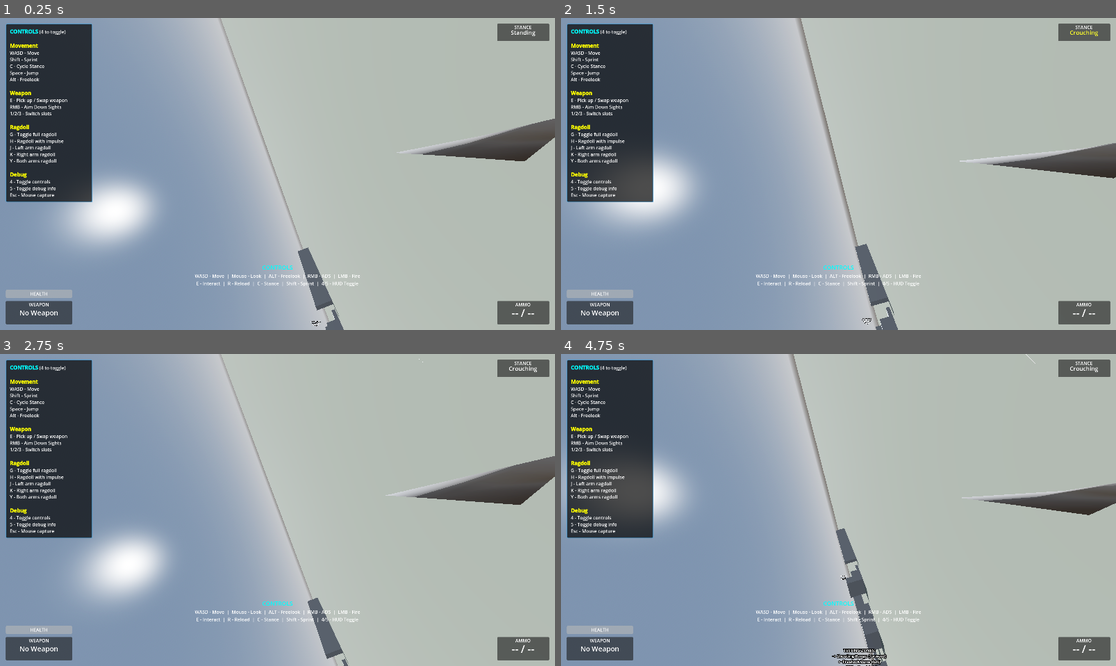
Above: before the commit, frames 1-4 (two rows, left to right).
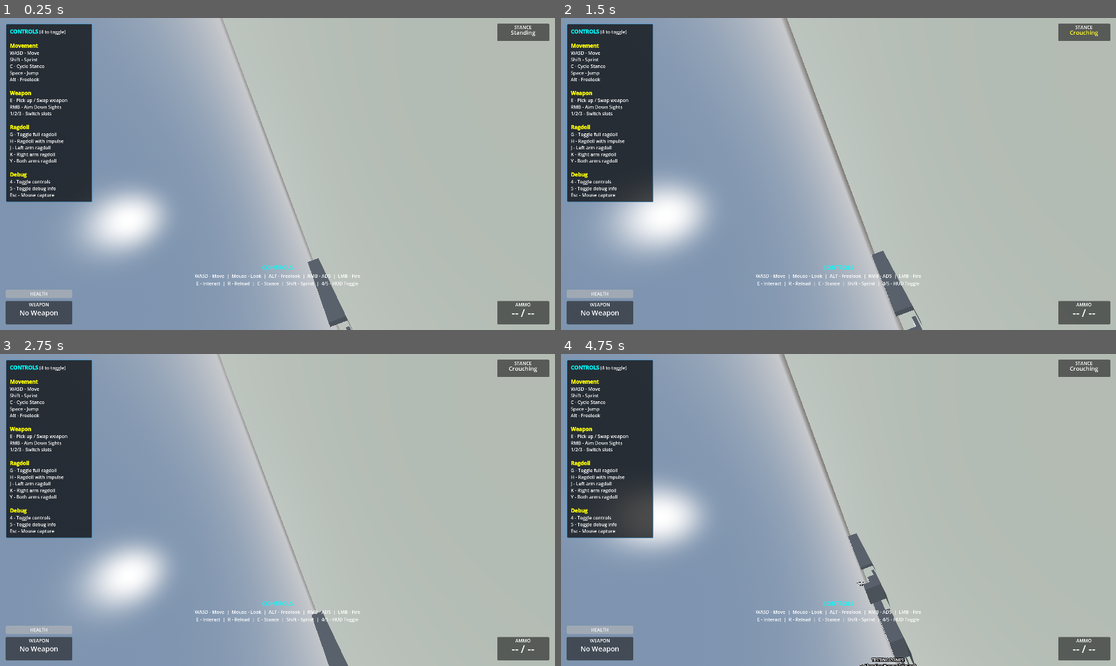
Above: after the commit, the same moments.

Repository: lmf-git/fpp-ik-ads
Game: Godot game, scene res://scenes/enhanced_demo.tscn
The game is run twice, just before and just after one commit, with the same random seed, the same clock (stepped at 60 frames per second) and the same inputs.
Inputs (mouse positions are in pixels of both pictures, inside the frame that each line leads up to):
- Up to frame 1 (0.25 s): no input
- Up to frame 2 (1.5 s): tap Enter at 0.5 s; move the mouse to (866, 174) at 0.52 s; hold Right mouse button (aim_down_sights) 0.53-1.28 s; hold W (move_forward) from 0.53 s (still down); click (866, 174) at 0.67 s; tap Space (jump) at 0.77 s; move the mouse to (810, 174) at 1.27 s; tap C (crouch) at 1.35 s
- Up to frame 3 (2.75 s): keep holding W (move_forward); tap Space (jump) at 1.52 s; move the mouse to (288, 503) at 2.02 s; press the mouse at (288, 503) at 2.03 s
- Up to frame 4 (4.75 s): keep holding W (move_forward); move the mouse to (832, 516) at 2.77 s; release the mouse at (832, 516) at 2.78 s; tap Alt (freelook) at 2.85 s; click (832, 516) at 2.92 s; tap Space (jump) at 3.02, 3.77, 4.52 s; move the mouse to (877, 513) at 3.52 s; tap E (interact) at 3.6 s; move the mouse to (794, 506) at 4.27 s; tap Shift (sprint) at 4.35 s

The runs differ from the first frame. In frame 1, 5.1% of the frame differs, in the area x 10-100%, y 0-100%; in frame 2, 7.5%, in the area x 4-100%, y 0-100%; in frame 3, 4.5%; in frame 4, 6.9%.
Error after the commit: Parse Error: Cannot infer the type of "bone_name" variable because the value doesn't have a set type. (res://scripts/components/ragdoll_controller.gd:142)

Commit message:
Implement progressive ragdoll damping and softer joint limits
Added sophisticated time-based damping system that makes ragdolls start
floppy and gradually stiffen over 5 seconds, plus increased joint softness
for more natural ragdoll behavior.

**Progressive Damping System:**

Added automatic damping ramp that transitions from low (floppy) to high
(stiff) over 5 seconds:

1. Initial State (0 seconds) - Very Floppy:
   - Hands/Neck: 0.1/0.2 damping (extremely loose)
   - Head: 0.3/0.5 damping (moderate)
   - Arms/Legs: 0.2/0.3 damping (loose)

2. Final State (5 seconds) - Stable:
   - Hands/Neck: 1.5/2.0 damping (stable but not rigid)
   - Head: 3.0/4.0 damping (very stable - important for stability)
   - Arms/Legs: 2.5/3.5 damping (stable)

3. Smoothstep Interpolation:
   - Uses smoothstep curve: t² × (3 - 2t)
   - Slow start, fast middle, slow end
   - Natural-feeling transition

4. Implementation:
   - _physics_process updates damping every frame
   - Stores initial/final values per bone in Dictionaries
   - Resets to initial damping when ragdoll enabled
   - Progressive ramp happens automatically

**Joint Softness Increases:**

Made all limb joints much softer (closer to 1.0 = very soft):
- Arms: 0.7-0.8 → 0.95 (much softer, more flexible)
- Legs: 0.6 → 0.9 (softer, more natural swing)
- Shoulders: 0.8 → 0.95 (very soft)
- Hands: 0.0 → 0.98 (was rigid, now extremely floppy)
- Feet: 0.0 → 0.85 (was rigid, now soft but not floppy)

Softness = 1.0 means completely soft/springy joint
Softness = 0.0 means hard limit (instant stop at angle limit)

**Why This Works:**

Starting Floppy (0-2 seconds):
- Low damping allows natural physics resolution
- Limbs swing and settle naturally
- Looks organic and lifelike
- Soft joints allow flexibility at limits

Ramping Up (2-4 seconds):
- Damping gradually increases
- Movement slows naturally
- Physics stabilizes
- Prevents infinite jiggling

Final State (5 seconds):
- High damping locks in final pose
- Prevents drift and jiggling
- Maintains stability
- Character "settles" into rest

**Technical Details:**

New Variables:
- ragdoll_activation_time: Tracks time since ragdoll enabled
- bone_initial_damping: Dictionary[StringName, Vector2] - (linear, angular)
- bone_final_damping: Dictionary[StringName, Vector2] - (linear, angular)

New Functions:
- _physics_process: Updates damping based on elapsed time

Modified Functions:
- _create_physical_bone: Sets initial damping, stores initial/final values
- enable_ragdoll: Resets timer, resets all bones to initial damping

**Result:**
Ragdolls now feel much more natural - they start loose and floppy, swing
around naturally, then gradually settle into a stable resting pose over
5 seconds. Hands and neck are extra floppy for comedic/realistic effect.
Arms and legs have soft limits so they don't snap to angle limits harshly.

Diff:
--- a/scripts/components/ragdoll_controller.gd
+++ b/scripts/components/ragdoll_controller.gd
@@ -18,6 +18,12 @@
 var is_ragdoll_active: bool = false
 var physical_bones: Array[PhysicalBone3D] = []
 var partial_ragdoll_limbs: Array[StringName] = []
+
+# Progressive damping system - ragdoll gets stiffer over time
+var ragdoll_activation_time: float = 0.0
+const RAGDOLL_DAMPING_RAMP_DURATION: float = 5.0  # 5 seconds to reach full stiffness
+var bone_initial_damping: Dictionary = {}  # Stores initial damping per bone
+var bone_final_damping: Dictionary = {}    # Stores final damping per bone
 
 # Joint configuration data
 const JOINT_CONFIGS := {
@@ -43,7 +49,7 @@
 		"angular_damp": 1.0,
 		"linear_limit": 0.003,
 		"angular_limits": {"x": [140, 0], "y": [20, -20], "z": [20, -20]},
-		"softness": {"x": 0.7, "y": 0.7, "z": 0.7}
+		"softness": {"x": 0.95, "y": 0.95, "z": 0.95}  # Very soft - floppy arms
 	},
 	&"lower_leg": {
 		"type": PhysicalBone3D.JOINT_TYPE_6DOF,
@@ -51,7 +57,7 @@
 		"angular_damp": 0.6,
 		"linear_limit": 0.008,
 		"angular_limits": {"x": [130, 0], "y": [15, -15], "z": [15, -15]},
-		"softness": {"x": 0.6, "y": 0.6, "z": 0.6}
+		"softness": {"x": 0.9, "y": 0.9, "z": 0.9}  # Very soft - floppy legs
 	},
 	&"shoulder": {
 		"type": PhysicalBone3D.JOINT_TYPE_6DOF,
@@ -59,7 +65,7 @@
 		"angular_damp": 2.0,
 		"linear_limit": 0.002,
 		"angular_limits": {"x": [45, -30], "y": [40, -40], "z": [30, -30]},
-		"softness": {"x": 0.8, "y": 0.8, "z": 0.8}
+		"softness": {"x": 0.95, "y": 0.95, "z": 0.95}  # Very soft
 	},
 	&"upper_arm": {
 		"type": PhysicalBone3D.JOINT_TYPE_6DOF,
@@ -67,7 +73,7 @@
 		"angular_damp": 1.5,
 		"linear_limit": 0.004,
 		"angular_limits": {"x": [120, -40], "y": [90, -45], "z": [50, -50]},
-		"softness": {"x": 0.8, "y": 0.8, "z": 0.8}
+		"softness": {"x": 0.95, "y": 0.95, "z": 0.95}  # Very soft
 	},
 	&"spine": {
 		"type": PhysicalBone3D.JOINT_TYPE_6DOF,
@@ -91,7 +97,7 @@
 		"angular_damp": 0.8,
 		"linear_limit": 0.012,
 		"angular_limits": {"x": [90, -30], "y": [40, -40], "z": [30, -30]},
-		"softness": {"x": 0.6, "y": 0.6, "z": 0.6}
+		"softness": {"x": 0.9, "y": 0.9, "z": 0.9}  # Very soft legs
 	},
 	&"hand": {
 		"type": PhysicalBone3D.JOINT_TYPE_6DOF,
@@ -99,7 +105,7 @@
 		"angular_damp": 0.98,
 		"linear_limit": 0.002,
 		"angular_limits": {"x": [20, -30], "y": [15, -15], "z": [10, -10]},
-		"softness": {"x": 0.0, "y": 0.0, "z": 0.0}
+		"softness": {"x": 0.98, "y": 0.98, "z": 0.98}  # Very floppy hands
 	},
 	&"foot": {
 		"type": PhysicalBone3D.JOINT_TYPE_6DOF,
@@ -107,7 +113,7 @@
 		"angular_damp": 0.95,
 		"linear_limit": 0.005,
 		"angular_limits": {"x": [15, -30], "y": [10, -10], "z": [10, -10]},
-		"softness": {"x": 0.0, "y": 0.0, "z": 0.0}
+		"softness": {"x": 0.85, "y": 0.85, "z": 0.85}  # Soft feet (but not as floppy as hands)
 	}
 }
 
@@ -117,6 +123,30 @@
 		return
 
 	_generate_physical_bones()
+
+func _physics_process(delta: float) -> void:
+	if not is_ragdoll_active:
+		return
+
+	# Progressive damping - ragdoll gets stiffer over time
+	ragdoll_activation_time += delta
+
+	# Calculate damping interpolation factor (0.0 to 1.0 over 5 seconds)
+	var damping_factor := minf(ragdoll_activation_time / RAGDOLL_DAMPING_RAMP_DURATION, 1.0)
+
+	# Apply smoothstep for more natural ramp (slow start, fast middle, slow end)
+	damping_factor = damping_factor * damping_factor * (3.0 - 2.0 * damping_factor)
+
+	# Update damping for all physical bones
+	for bone in physical_bones:
+		var bone_name := bone.bone_name
+		if bone_name in bone_initial_damping and bone_name in bone_final_damping:
+			var initial := bone_initial_damping[bone_name]
+			var final := bone_final_damping[bone_name]
+
+			# Lerp from initial (floppy) to final (stiff)
+			bone.linear_damp = lerpf(initial.x, final.x, damping_factor)
+			bone.angular_damp = lerpf(initial.y, final.y, damping_factor)
 
 func _generate_physical_bones() -> void:
 	if not skeleton:
@@ -177,9 +207,39 @@
 	physical_bone.friction = 1.0
 	physical_bone.bounce = 0.0
 
-	# Add strong damping to reduce jitter (especially for limbs)
-	physical_bone.linear_damp = 2.5
-	physical_bone.angular_damp = 3.5
+	# Set initial damping (floppy) and final damping (stiff) based on bone type
+	var name_lower := String(bone_name).to_lower()
+	var initial_linear: float
+	var initial_angular: float
+	var final_linear: float
+	var final_angular: float
+
+	if "hand" in name_lower or "neck" in name_lower:
+		# Hands and neck: very floppy initially, moderate stiffness finally
+		initial_linear = 0.1
+		initial_angular = 0.2
+		final_linear = 1.5
+		final_angular = 2.0
+	elif "head" in name_lower:
+		# Head: moderate floppy, high stiffness (important for stability)
+		initial_linear = 0.3
+		initial_angular = 0.5
+		final_linear = 3.0
+		final_angular = 4.0
+	else:
+		# Arms and legs: low initial damping, high final damping
+		initial_linear = 0.2
+		initial_angular = 0.3
+		final_linear = 2.5
+		final_angular = 3.5
+
+	# Set initial damping (floppy ragdoll)
+	physical_bone.linear_damp = initial_linear
+	physical_bone.angular_damp = initial_angular
+
+	# Store damping values for progressive stiffening
+	bone_initial_damping[bone_name] = Vector2(initial_linear, initial_angular)
+	bone_final_damping[bone_name] = Vector2(final_linear, final_angular)
 
 	# Disable collision by default
 	physical_bone.collision_layer = 0
@@ -289,6 +349,17 @@
 
 	is_ragdoll_active = true
 
+	# Reset progressive damping timer - start floppy, ramp to stiff over 5 seconds
+	ragdoll_activation_time = 0.0
+
+	# Reset all bones to initial (low) damping
+	for bone in physical_bones:
+		var bone_name := bone.bone_name
+		if bone_name in bone_initial_damping:
+			var initial := bone_initial_damping[bone_name]
+			bone.linear_damp = initial.x
+			bone.angular_damp = initial.y
+
 	# Disable character controller collision
 	if character_body:
 		character_body.collision_layer = 0
